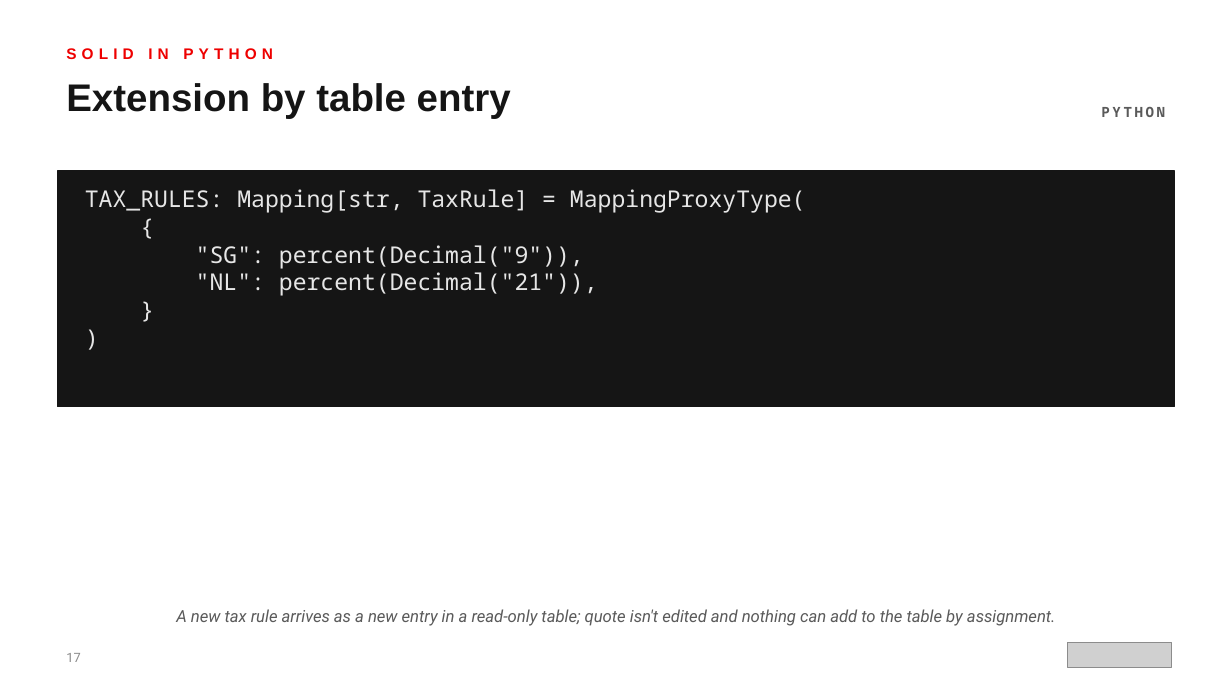
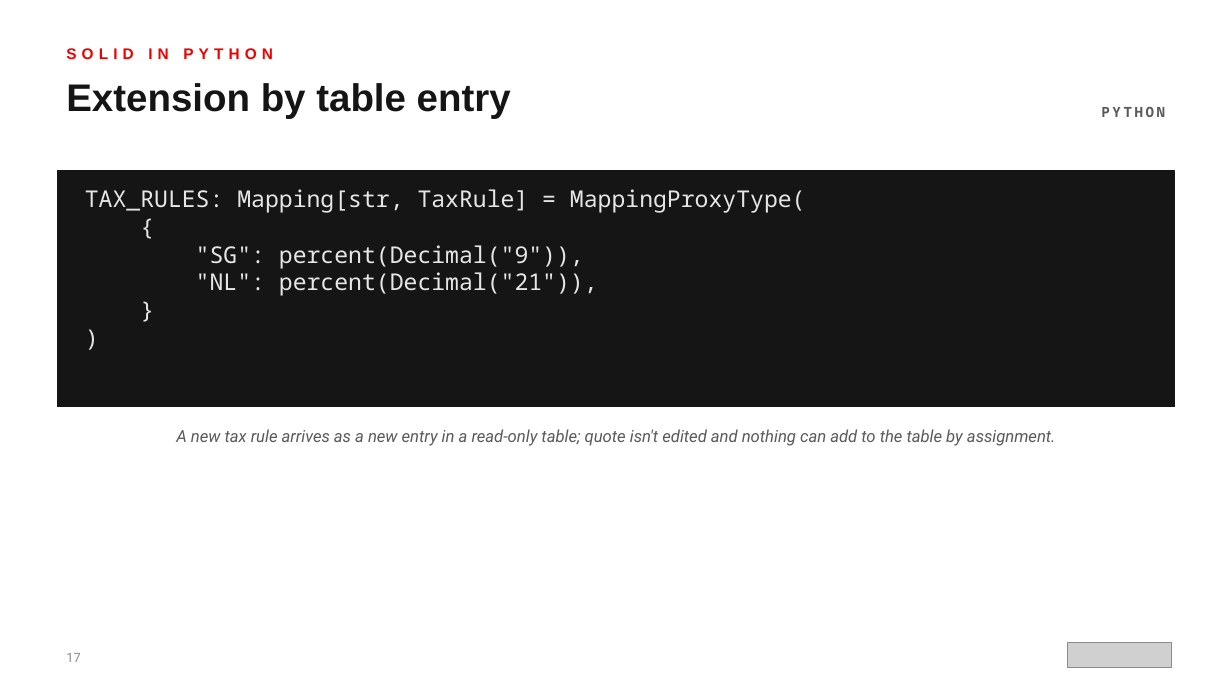
Before and after one commit to patterncatalyst/design-patterns-with-python, a slide deck: slide 17 of presentation/design-patterns-with-python-101-patterns-and-solid.pptx. Drawn at 1232x693 pixels with LibreOffice and Linux fonts; fonts in the diff are those of the drawing; grey boxes stand for pictures. Boxes give left, top, right and bottom in pixels: in the first picture for what was removed or moved away, otherwise in the second. Text is boxed around its words. In the diff, an @@ line names an element or a change of style, - is before the commit and + after.

```diff
--- a/presentation/design-patterns-with-python-101-patterns-and-solid.pptx
+++ b/presentation/design-patterns-with-python-101-patterns-and-solid.pptx
@@ text "A new tax rule arrives ..." moved from (x1=176, y1=609, x2=1055, y2=626) to (x1=176, y1=429, x2=1055, y2=446) @@
```
Also in this commit, not shown: 23 other slides changed, 5 other files.
